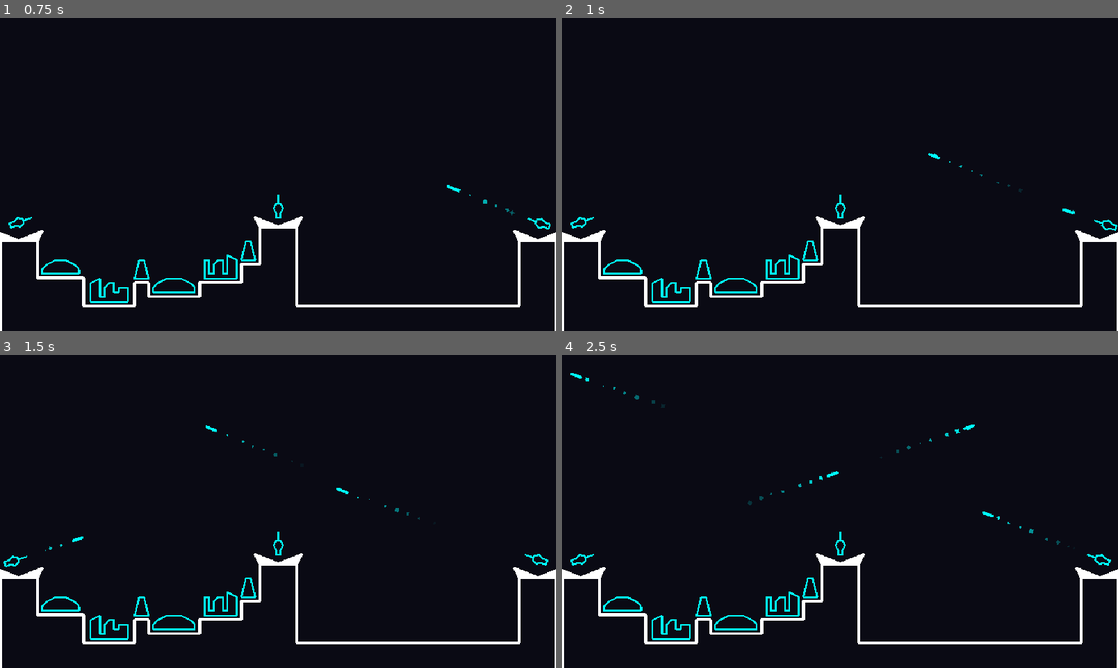
Above: before the commit, frames 1-4 (two rows, left to right).
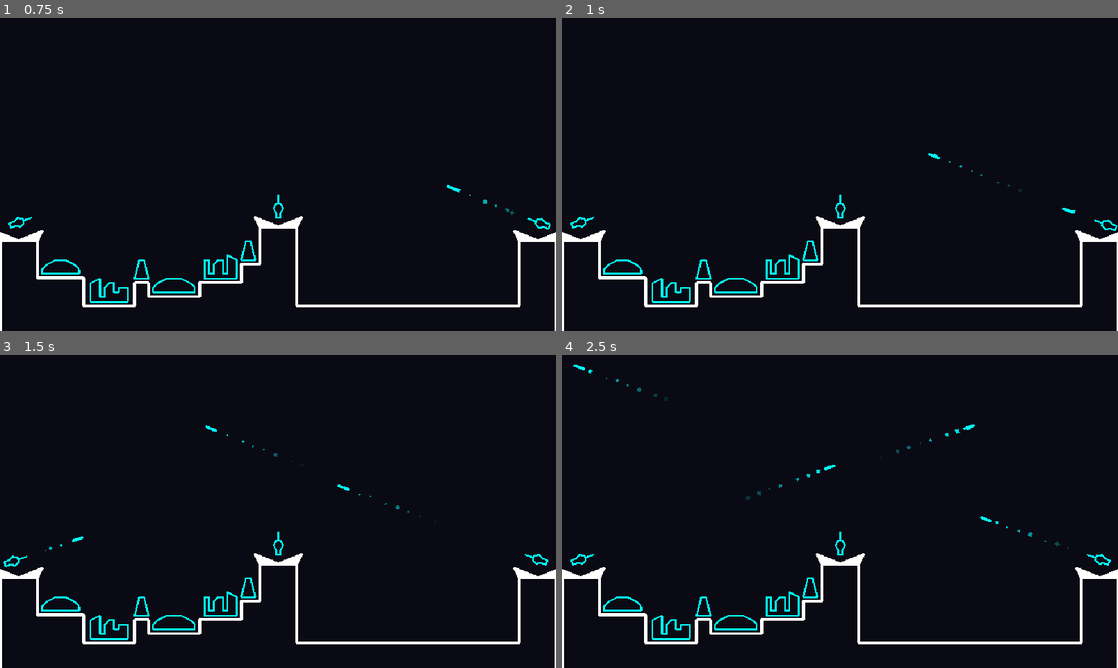
Above: after the commit, the same moments.

Repository: Paraldos/retro-stars
Game: Godot game, scene res://strato_defense/strato_defense.tscn
The game is run twice, just before and just after one commit, with the same random seed, the same clock (stepped at 60 frames per second) and the same inputs.
Inputs:
- Up to frame 1 (0.75 s): tap Enter at 0.5 s; hold D (right) from 0.53 s (still down)
- Up to frame 2 (1 s): keep holding D (right)
- Up to frame 3 (1.5 s): release D (right) at 1.28 s; hold A (left) from 1.28 s (still down)
- Up to frame 4 (2.5 s): release A (left) at 2.03 s; hold D (right) from 2.03 s (still down)

Frame 1 is identical in both runs. In frame 2, less than 0.1% of the frame differs, in the area x 90-100%, y 60-68%; in frame 3, less than 0.1%; in frame 4, 0.3%, in the area x 1-95%, y 3-64%.

Commit message:
refactored soundeffect gun

Diff:
--- a/classes/sound_effect.gd
+++ b/classes/sound_effect.gd
@@ -1,7 +1,7 @@
 class_name SoundEffect
 extends Node2D
 
-@export var pitch_range = 0.05
+@export var pitch_range = 0.1
 var rng = RandomNumberGenerator.new()
 
 func _ready() -> void:
@@ -10,6 +10,6 @@
 		child.bus = &"SFX"
 
 func _play():
-	var effect_number = rng.randi_range(0, get_child_count()-1)
-	get_children()[effect_number].pitch_scale = rng.randf_range(1 - pitch_range, 1 + pitch_range)
+	var effect_number = rng.randi_range(0, get_child_count() -1)
+	get_children()[effect_number].pitch_scale = rng.randf_range(1.0 - pitch_range, 1.0 + pitch_range)
 	get_children()[effect_number].play()
--- a/strato_defense/explosion/explosion.gd
+++ b/strato_defense/explosion/explosion.gd
@@ -11,4 +11,5 @@
 	one_shot = true
 
 func _on_finished() -> void:
+	await get_tree().create_timer(2).timeout
 	queue_free()
--- a/strato_defense/explosion/explosion.tscn
+++ b/strato_defense/explosion/explosion.tscn
@@ -35,6 +35,7 @@
 [node name="Sound1" type="AudioStreamPlayer2D" parent="SoundEffect"]
 unique_name_in_owner = true
 stream = ExtResource("2_1517y")
+pitch_scale = 0.8
 
 [node name="Sound2" type="AudioStreamPlayer2D" parent="SoundEffect"]
 unique_name_in_owner = true
--- a/strato_defense/gun/main_gun.gd
+++ b/strato_defense/gun/main_gun.gd
@@ -2,7 +2,7 @@
 
 @onready var tower: Node2D = %Tower
 @onready var bullet_spawn_point: Node2D = %BulletSpawnPoint
-@onready var audio_stream_player: AudioStreamPlayer2D = %AudioStreamPlayer
+@onready var sound_effect_gund: SoundEffect = %SoundEffectGund
 @export_enum("LEFT_TOWER", "MIDDLE_TOWER", "RIGHT_TOWER") var gun_position : String
 @export var dip = 70
 var player_bullet = preload("res://strato_defense/plaer_bullet/player_bullet.tscn")
@@ -29,17 +29,13 @@
 	_turn()
 	_spawn_bullet()
 	_recoil()
-	_sound()
+	sound_effect_gund._play()
 
 func _spawn_bullet():
 	var bullet = player_bullet.instantiate()
 	bullet.global_position = bullet_spawn_point.global_position
 	bullet.rotation_degrees = tower.rotation_degrees
 	get_tree().current_scene.add_child(bullet)
-
-func _sound():
-	audio_stream_player.pitch_scale = rng.randf_range(0.8, 1.2)
-	audio_stream_player.play()
 
 func _turn():
 	var offset = 2
--- a/strato_defense/gun/main_gun.tscn
+++ b/strato_defense/gun/main_gun.tscn
@@ -1,7 +1,8 @@
-[gd_scene load_steps=3 format=3 uid="uid://d2rnxi0f7fa63"]
+[gd_scene load_steps=4 format=3 uid="uid://d2rnxi0f7fa63"]
 
 [ext_resource type="Script" uid="uid://biv8b7mbyif8s" path="res://strato_defense/gun/main_gun.gd" id="1_bn36c"]
 [ext_resource type="AudioStream" uid="uid://bvsietekrnxku" path="res://assets/gun4.wav" id="2_3v7rf"]
+[ext_resource type="Script" uid="uid://ta42ornj8lfx" path="res://classes/sound_effect.gd" id="2_rda66"]
 
 [node name="MainGun" type="Node2D"]
 script = ExtResource("1_bn36c")
@@ -45,6 +46,11 @@
 [node name="Polygon2D" type="Polygon2D" parent="."]
 polygon = PackedVector2Array(-40, 0, 0, 16, 40, 0, 32, 16, -32, 16)
 
-[node name="AudioStreamPlayer" type="AudioStreamPlayer2D" parent="."]
+[node name="SoundEffectGund" type="Node2D" parent="."]
+unique_name_in_owner = true
+script = ExtResource("2_rda66")
+metadata/_custom_type_script = "uid://ta42ornj8lfx"
+
+[node name="AudioStreamPlayer" type="AudioStreamPlayer2D" parent="SoundEffectGund"]
 unique_name_in_owner = true
 stream = ExtResource("2_3v7rf")
